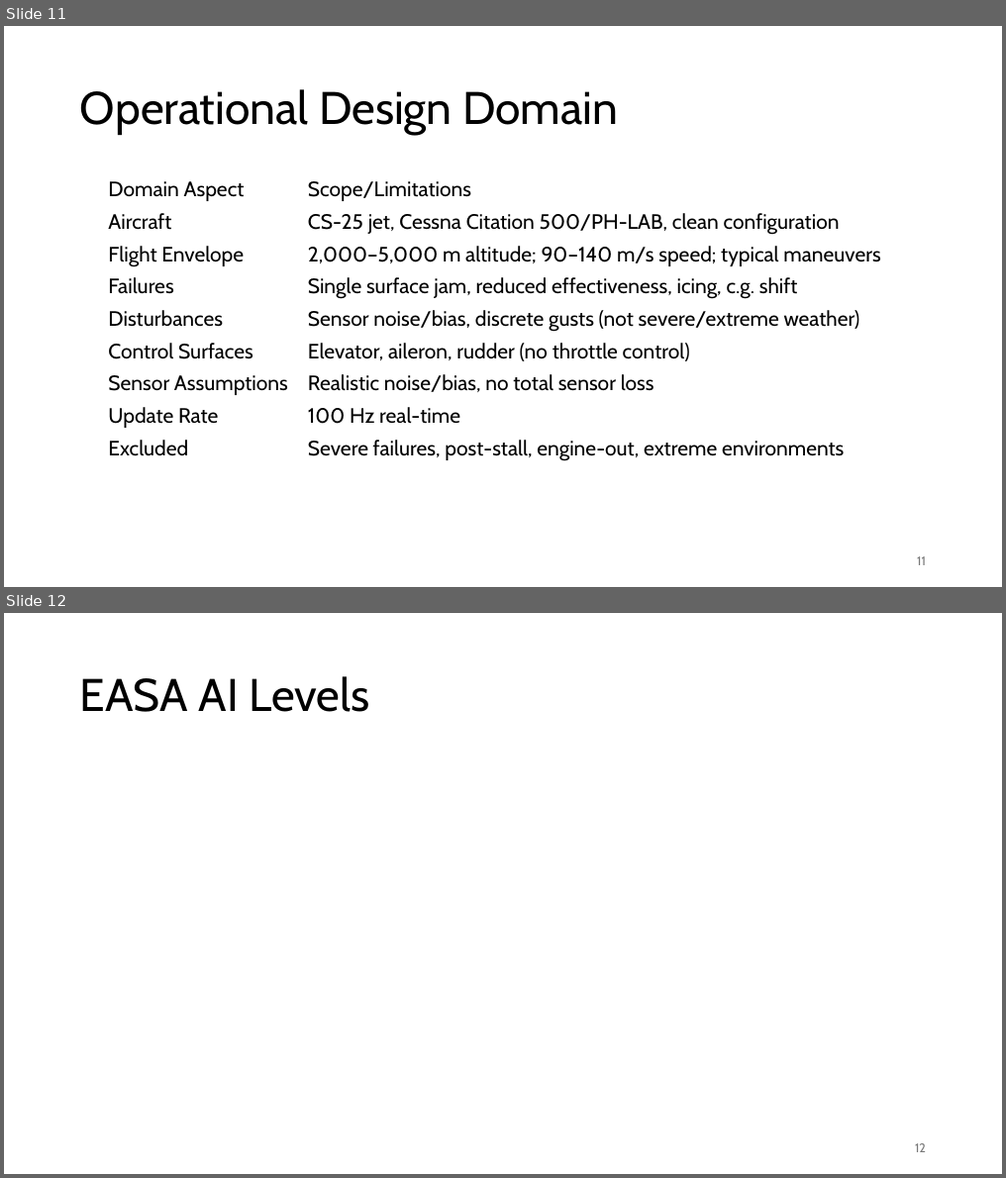
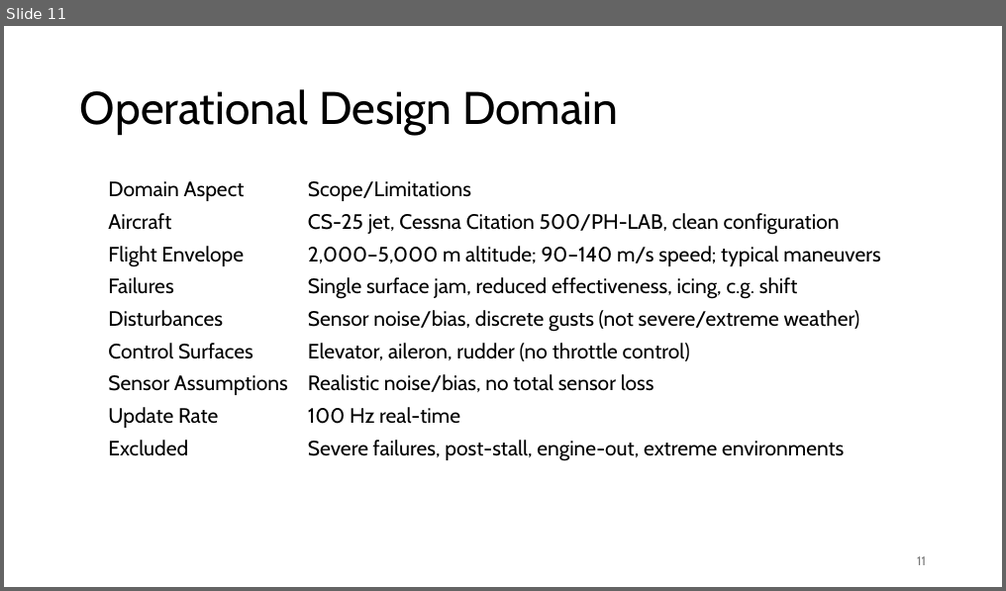
Before and after one commit to Niels149/AIASFault, a slide deck: AIASPres.pptx. Shown one above the other, each under a label of ours: slides 11 and 12 before the commit, slide 11 after it. The pictures are 1006x1178 and 1006x591 pixels, drawn with LibreOffice and Linux fonts; fonts in the diff are those of the drawing. Boxes give left, top, right and bottom in pixels: in the first picture for what was removed or moved away, otherwise in the second. Text is boxed around its words. In the diff, an @@ line names an element or a change of style, - is before the commit and + after.

```diff
--- a/AIASPres.pptx
+++ b/AIASPres.pptx
@@ slide 12 removed at (4,613,1002,1174), background #FFFFFF @@
@@ title removed at (80,676,369,712) @@
-EASA AI Levels
@@ page number removed at (915,1144,926,1153) @@
-12
```
Also in this commit, not shown: 6 slides changed, 3 slides added, 2 other slides removed, 1 other file.
